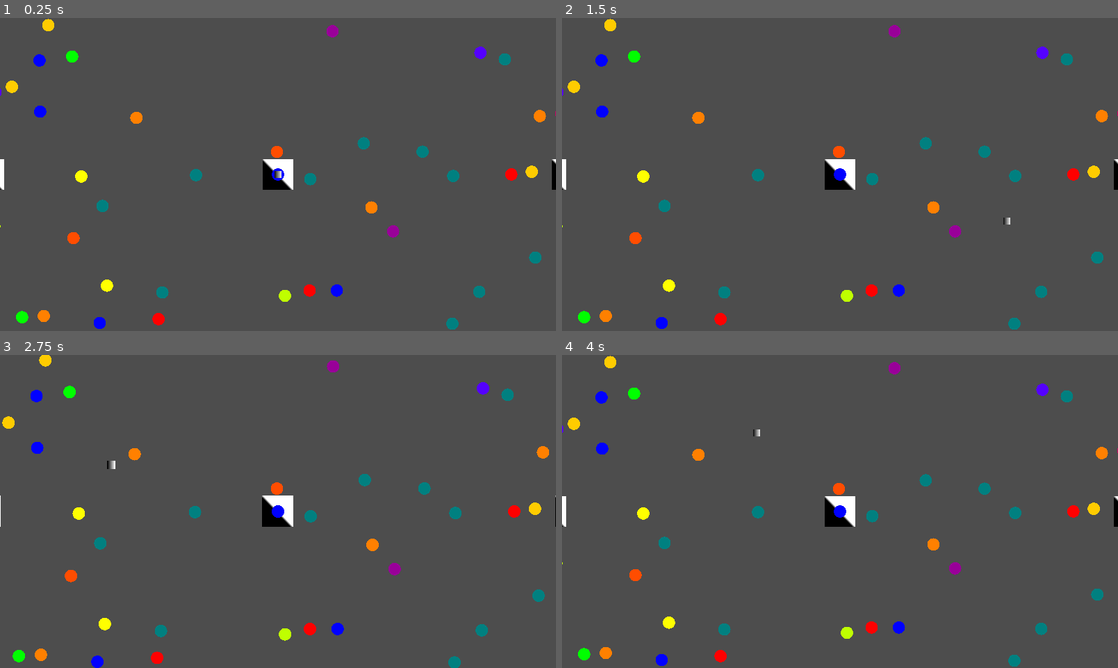
Above: before the commit, frames 1-4 (two rows, left to right).
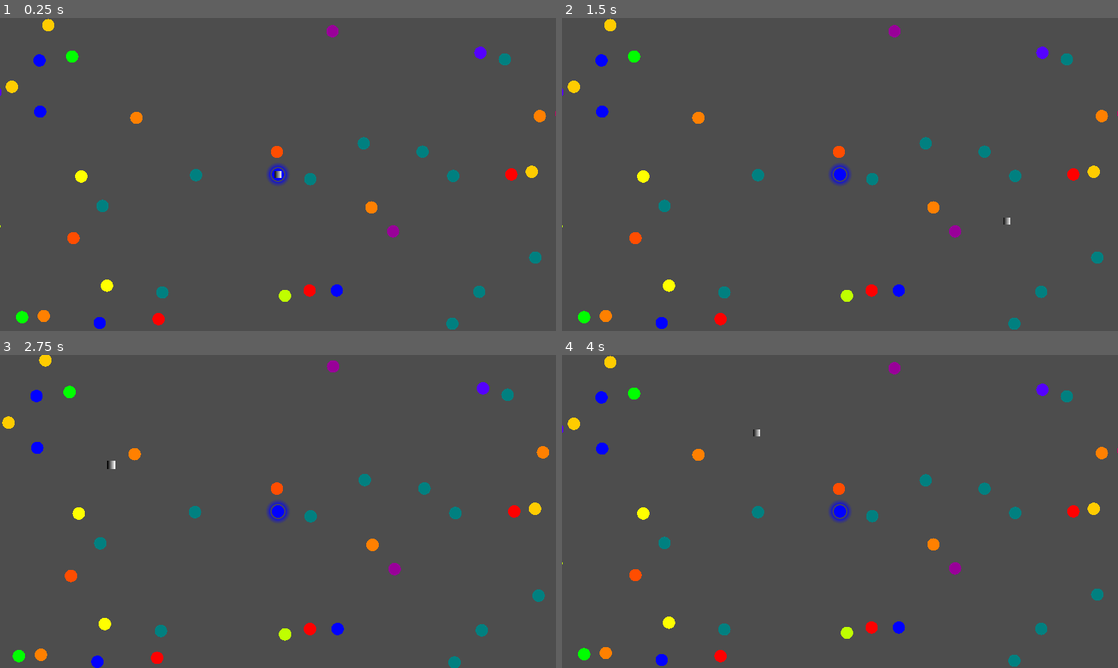
Above: after the commit, the same moments.

Repository: everett-ripley/Colour-Cascade-Game
Game: Godot game, scene res://Scenes/game_scene.tscn
Same seed, same stepped clock (60 frames per second), same inputs: the game is played once before the commit and once after it. The project has no main scene, so this scene is started directly.
Inputs (mouse positions are in pixels of both pictures, inside the frame that each line leads up to):
- Up to frame 1 (0.25 s): no input
- Up to frame 2 (1.5 s): tap Enter at 0.5 s; move the mouse to (812, 237) at 0.52 s; click (812, 237) at 0.6 s; tap Space at 1.25 s; move the mouse to (1006, 221) at 1.27 s; right-click (1006, 221) at 1.35 s
- Up to frame 3 (2.75 s): tap Enter at 2 s; move the mouse to (111, 464) at 2.02 s; tap Mouse wheel up (ZoomIn) at 2.1 s
- Up to frame 4 (4 s): tap Space at 2.75 s; move the mouse to (867, 511) at 2.77 s; tap Mouse wheel down (ZoomOut) at 2.85 s; tap Enter at 3.5 s; move the mouse to (756, 433) at 3.52 s; click (756, 433) at 3.6 s

The runs differ from the first frame. In frame 1, 0.6% of the frame differs, in the area x 0-100%, y 45-55%; in frame 2, 0.6%; in frame 3, 0.5%; in frame 4, 0.6%.

Commit message:
Aura

Diff:
--- a/Scenes/chunk.tscn
+++ b/Scenes/chunk.tscn
@@ -17,5 +17,6 @@
 frequency = 1.35
 
 [node name="DebugSprite" type="Sprite2D" parent="."]
+visible = false
 z_index = -2
 texture = SubResource("GradientTexture2D_xaewt")
--- a/Scenes/colour_node.gd
+++ b/Scenes/colour_node.gd
@@ -3,7 +3,9 @@
 
 @onready var connection_scene := preload("res://Scenes/connection.tscn")
 @onready var mat = preload("res://Shaders/colour_node_material.tres")
+@onready var aura_mat = preload("res://Shaders/aura_shader.tres")
 @onready var sprite := $Sprite2D
+@onready var aura := $AuraSprite
 @export var starting_node : bool = false
 
 @export_enum("red",
@@ -57,6 +59,7 @@
 func _ready():
 	colour = randi_range(0, 11)
 	sprite.material = mat.duplicate()
+	aura.material = aura_mat.duplicate()
 	if starting_node:
 		change_state(states.active)
 	update_colour()
@@ -97,6 +100,7 @@
 
 func update_colour():
 	sprite.material.set("shader_parameter/colour", colour_values[colour])
+	aura.material.set("shader_parameter/colour", colour_values[colour])
 	emit_signal("colour_updated", colour_values[colour])
 
 func change_state(new:int):
@@ -104,8 +108,9 @@
 		states.inert:
 			pass
 		states.active:
-			pass
+			aura.show()
 		states.dead:
+			aura.hide()
 			sprite.material.set("shader_parameter/colour", Vector3(1.0,1.0,1.0))
 			emit_signal("colour_updated", Vector3(1.0,1.0,1.0))
 	state = new
--- a/Scenes/colour_node.tscn
+++ b/Scenes/colour_node.tscn
@@ -1,8 +1,21 @@
-[gd_scene load_steps=5 format=3 uid="uid://08e5m5y4eibo"]
+[gd_scene load_steps=8 format=3 uid="uid://08e5m5y4eibo"]
 
 [ext_resource type="Script" path="res://Scenes/colour_node.gd" id="1_ban6o"]
 [ext_resource type="Texture2D" uid="uid://cfrdm8a233s8e" path="res://Assets/colour_node_circle.tres" id="2_funck"]
 [ext_resource type="Material" uid="uid://dqfpr72jibve6" path="res://Shaders/colour_node_material.tres" id="2_kyfdg"]
+[ext_resource type="Material" uid="uid://dnrchsyfpihd3" path="res://Shaders/aura_shader.tres" id="4_vr6yp"]
+
+[sub_resource type="Gradient" id="Gradient_ruf8m"]
+offsets = PackedFloat32Array(0.986928, 1)
+colors = PackedColorArray(0, 0, 0, 1, 0, 0, 0, 0)
+
+[sub_resource type="GradientTexture2D" id="GradientTexture2D_nf1hs"]
+gradient = SubResource("Gradient_ruf8m")
+width = 512
+height = 512
+fill = 1
+fill_from = Vector2(0.5, 0.5)
+fill_to = Vector2(1, 0.5)
 
 [sub_resource type="CircleShape2D" id="CircleShape2D_a50yp"]
 radius = 13.0
@@ -11,13 +24,19 @@
 script = ExtResource("1_ban6o")
 
 [node name="Sprite2D" type="Sprite2D" parent="."]
-visible = false
 z_index = 1
 material = ExtResource("2_kyfdg")
 scale = Vector2(0.05, 0.05)
 texture = ExtResource("2_funck")
 
+[node name="AuraSprite" type="Sprite2D" parent="."]
+visible = false
+material = ExtResource("4_vr6yp")
+scale = Vector2(0.1, 0.1)
+texture = SubResource("GradientTexture2D_nf1hs")
+
 [node name="MouseCollider" type="Area2D" parent="." groups=["ColourNodeArea"]]
+visible = false
 collision_layer = 3
 collision_mask = 3
 
@@ -25,6 +44,7 @@
 shape = SubResource("CircleShape2D_a50yp")
 
 [node name="VisibleOnScreenNotifier2D" type="VisibleOnScreenNotifier2D" parent="."]
+visible = false
 rect = Rect2(-15, -15, 30, 30)
 
 [connection signal="area_entered" from="MouseCollider" to="." method="_on_mouse_collider_area_entered"]
--- /dev/null
+++ b/Shaders/aura_shader.tres
@@ -0,0 +1,20 @@
+[gd_resource type="ShaderMaterial" load_steps=4 format=3 uid="uid://dnrchsyfpihd3"]
+
+[ext_resource type="Shader" path="res://Shaders/colour_node.gdshader" id="1_cbms4"]
+
+[sub_resource type="Gradient" id="Gradient_e1u1b"]
+offsets = PackedFloat32Array(0.543796, 0.656934, 0.770073, 1)
+colors = PackedColorArray(0, 0, 0, 1, 0.683077, 0.683077, 0.683077, 1, 0.377919, 0.377919, 0.377919, 1, 0, 0, 0, 1)
+
+[sub_resource type="GradientTexture2D" id="GradientTexture2D_br6dg"]
+gradient = SubResource("Gradient_e1u1b")
+width = 256
+height = 256
+fill = 1
+fill_from = Vector2(0.5, 0.5)
+fill_to = Vector2(1, 0.5)
+
+[resource]
+shader = ExtResource("1_cbms4")
+shader_parameter/colour = Color(1, 1, 1, 1)
+shader_parameter/alpha_texture = SubResource("GradientTexture2D_br6dg")
